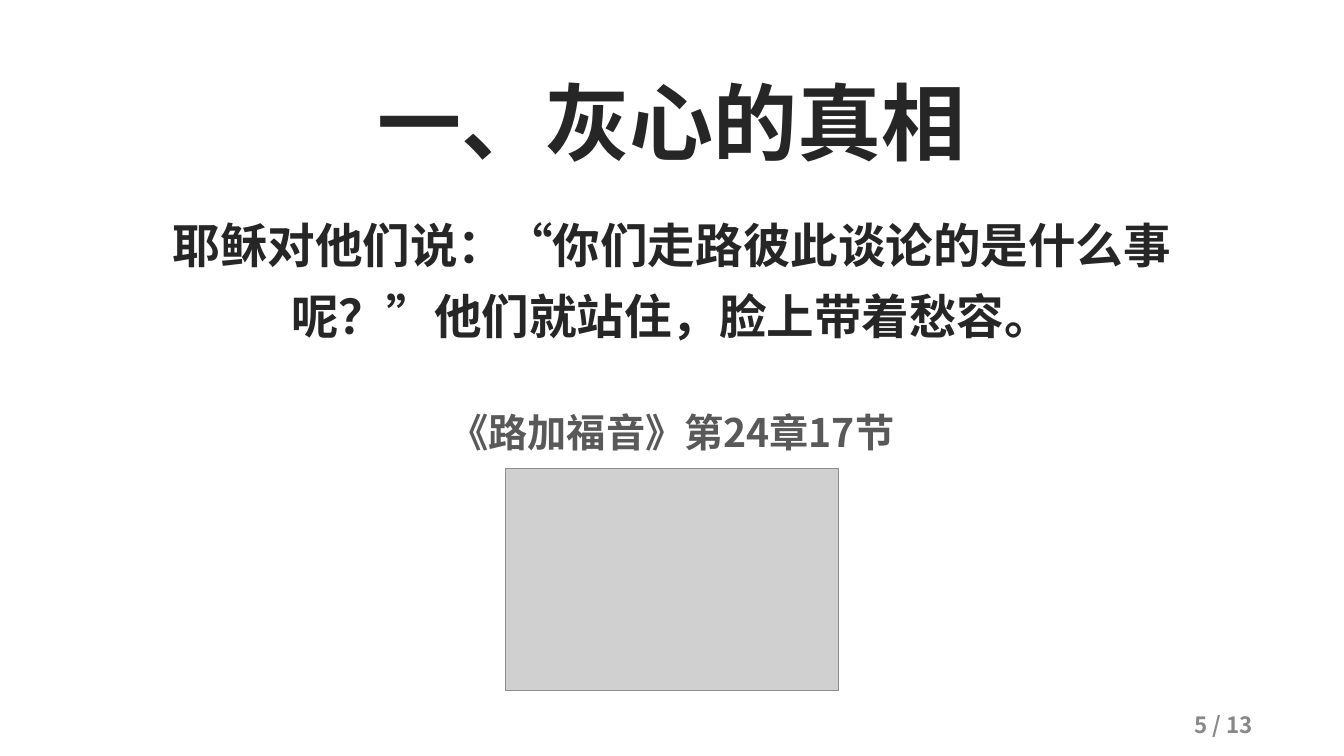
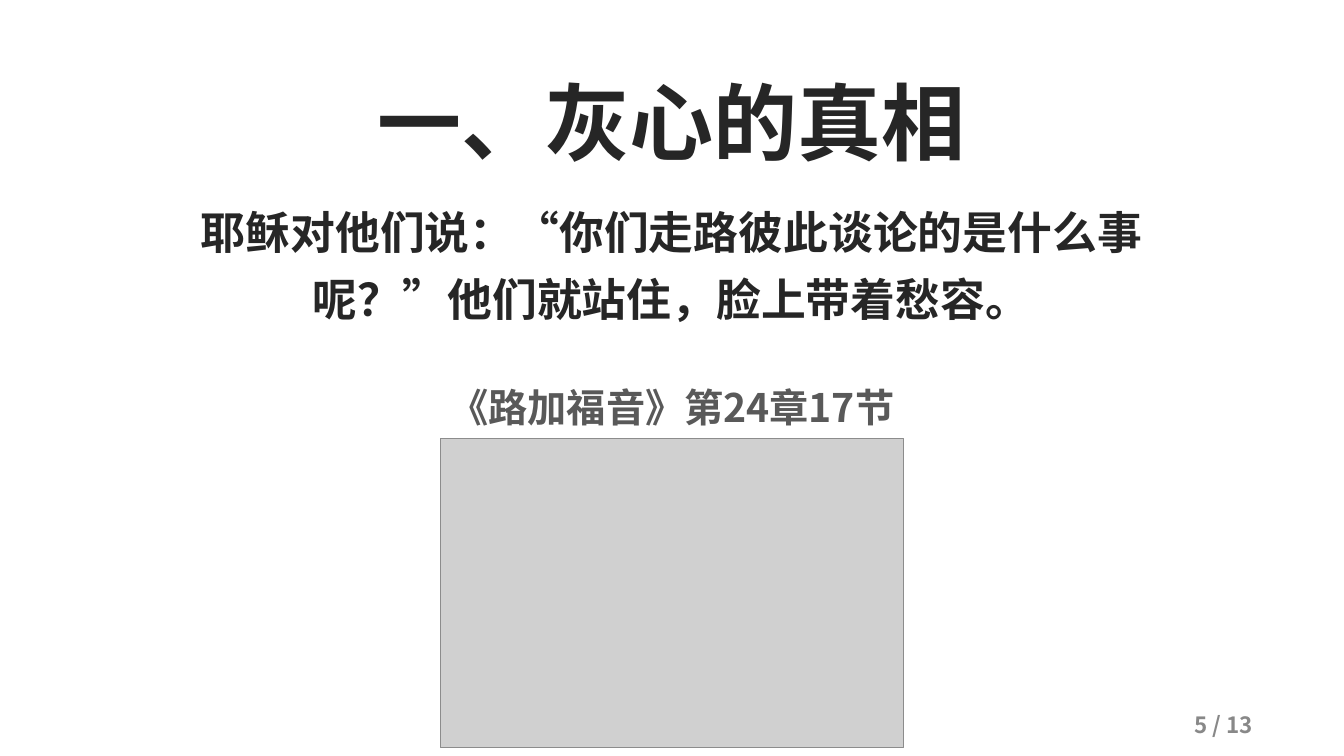
Before and after one commit to kaylechou/propresenter-lyric-tool, a slide deck: slide 5 of docs/从灰心到见证.pptx. Drawn at 1344x756 pixels with LibreOffice and Linux fonts; fonts in the diff are those of the drawing; grey boxes stand for pictures; background and template pictures are left out. Boxes give left, top, right and bottom in pixels: in the first picture for what was removed or moved away, otherwise in the second. Text is boxed around its words. In the diff, an @@ line names an element or a change of style, - is before the commit and + after.

```diff
--- a/docs/从灰心到见证.pptx
+++ b/docs/从灰心到见证.pptx
@@ text "耶稣对他们说：“你们走路彼此谈论的是什么事呢？”他们就站住，脸上带着愁容。": place and size @@
-text "耶稣对他们说：“你们走路彼此谈论的是什么事呢？”他们就站住，脸上带着愁容。" at [173,222,1171,341]
+text "耶稣对他们说：“你们走路彼此谈论的是什么事呢？”他们就站住，脸上带着愁容。" at [201,210,1142,322]
@@ text "耶稣对他们说：“你们走路彼此谈论的是什么事呢？”他们就站住，脸上带着愁容。" at [201,210,1142,322]: size 34 to 32 pt @@
@@ text "《路加福音》第24章17节": place and size @@
-text "《路加福音》第24章17节" at [449,413,894,451]
+text "《路加福音》第24章17节" at [449,388,894,426]
@@ picture: place and size @@
-picture at [506,469,839,691]
+picture at [441,439,904,748]
```
Also in this commit, not shown: 4 other slides changed.
